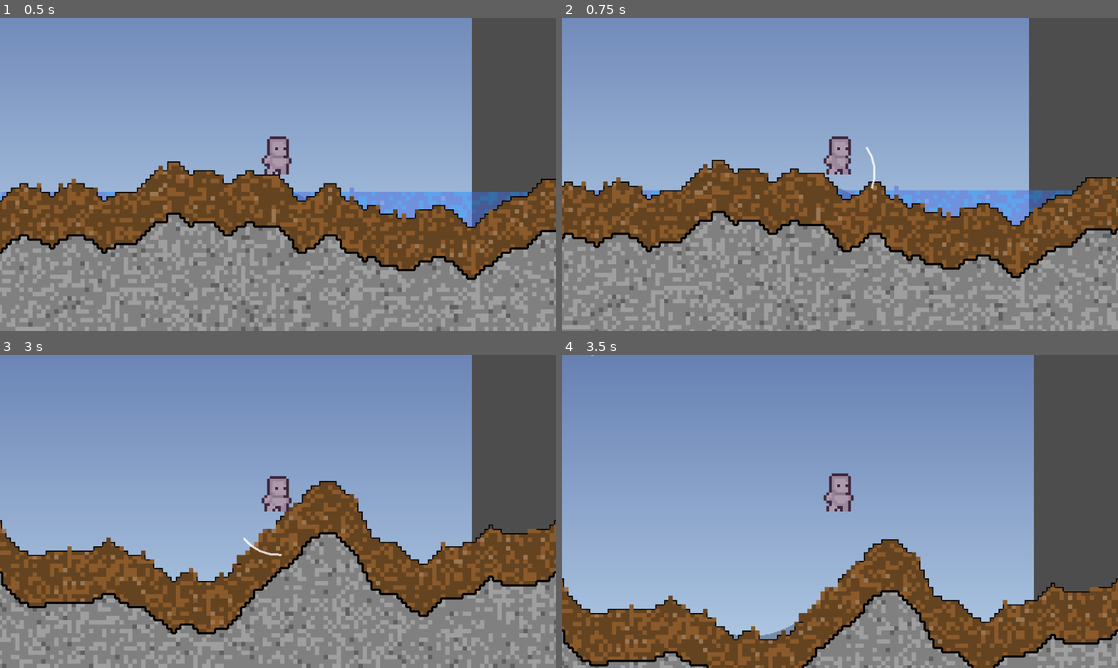
Above: before the commit, frames 1-4 (two rows, left to right).
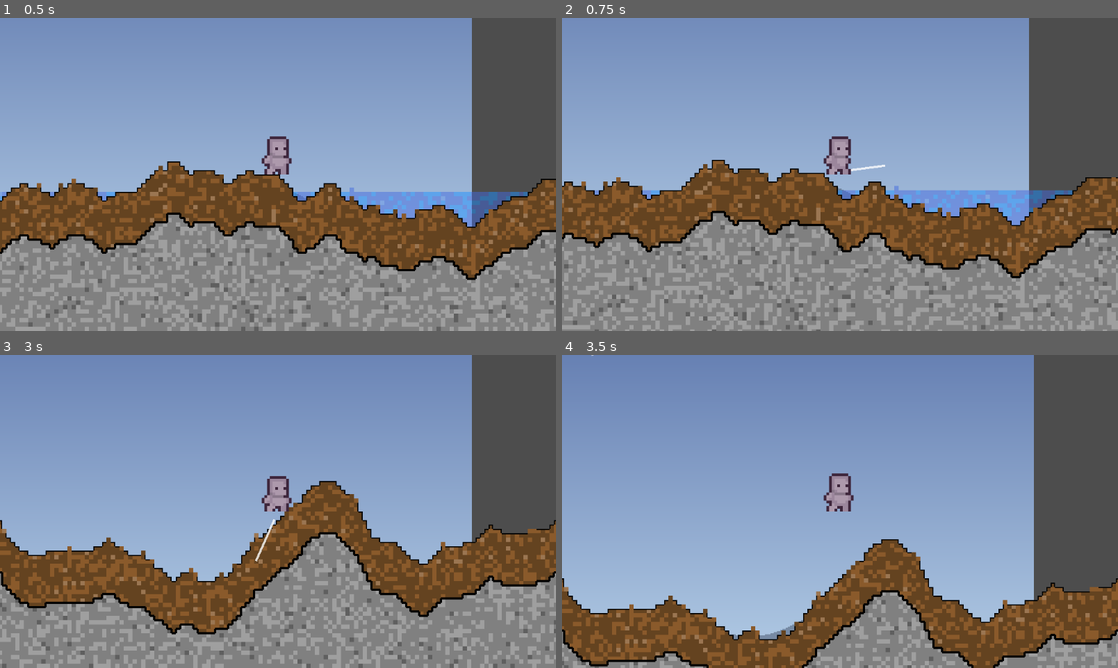
Above: after the commit, the same moments.

Repository: MessrsBrightside/pixel-mixel
Game: Godot game, scene res://scenes/main.tscn
The game is run twice, just before and just after one commit, with the same random seed, the same clock (stepped at 60 frames per second) and the same inputs.
Inputs (mouse positions are in pixels of both pictures, inside the frame that each line leads up to):
- Up to frame 1 (0.5 s): no input
- Up to frame 2 (0.75 s): tap Enter (ui_accept) at 0.5 s; move the mouse to (962, 158) at 0.52 s; hold Right (ui_right) from 0.53 s (still down); tap 1 at 0.6 s; click (962, 158) at 0.67 s
- Up to frame 3 (3 s): tap Enter (ui_accept) at 0.77, 1.52 s; move the mouse to (166, 527) at 1.27 s; release Right (ui_right) at 1.28 s; hold Down 1.28-2.03 s; tap 2 at 1.35 s; move the mouse to (333, 442) at 2.02 s; hold Right (ui_right) 2.03-2.78 s; tap 3 at 2.1 s; move the mouse to (250, 574) at 2.77 s; hold Up from 2.78 s (still down); tap 4 at 2.85 s; click (250, 574) at 2.92 s
- Up to frame 4 (3.5 s): keep holding Up; tap Enter (ui_accept) at 3.02 s

Frame 1 is identical in both runs. In frame 2, 0.1% of the frame differs, in the area x 51-59%, y 41-55%; in frame 3, 0.3%, in the area x 42-51%, y 52-67%; in frame 4, 0.2%.

Commit message:
Attack: narrow stab (10° arc, 3 rays, starts close to character)

Diff:
--- a/scripts/blade_attack.gd
+++ b/scripts/blade_attack.gd
@@ -3,9 +3,10 @@
 
 ## Fan-shaped blade attack that frees chunks based on power vs toughness.
 
-const RANGE := 20
-const ARC_ANGLE := deg_to_rad(30.0)
-const RAY_COUNT := 7
+const RANGE := 15
+const ARC_ANGLE := deg_to_rad(10.0)
+const RAY_COUNT := 3
+const START_OFFSET := 2
 
 
 func execute(grid: ChunkGrid, origin: Vector2, direction: Vector2, power: float, terrain_defs: Array[TerrainDef]) -> int:
@@ -31,7 +32,7 @@
 	var kick_x := int(sign(dir.x)) * 2
 	var kick_y := int(sign(dir.y))
 
-	for step in range(RANGE):
+	for step in range(START_OFFSET, RANGE):
 		var sample := origin + dir * (step + 1) * chunk_size
 		var cx := int(sample.x) / 4
 		var cy := int(sample.y) / 4
--- a/scripts/player.gd
+++ b/scripts/player.gd
@@ -81,16 +81,12 @@
 	var slash := Line2D.new()
 	slash.width = 2.0
 	slash.default_color = Color(1, 1, 1, 0.8)
-	# Arc: 5 points in a fan
-	var angle := dir.angle()
-	var spread := 0.5  # radians
-	for i in range(5):
-		var a := angle - spread + (spread * 2.0 * i / 4.0)
-		slash.add_point(Vector2.from_angle(a) * 40.0)
+	# Stab: a narrow line from close to far
+	slash.add_point(dir * 8.0)
+	slash.add_point(dir * 50.0)
 	get_parent().add_child(slash)
 	slash.global_position = global_position
-	# Remove after short time
-	var timer := get_tree().create_timer(0.15)
+	var timer := get_tree().create_timer(0.1)
 	timer.timeout.connect(slash.queue_free)
 
 
